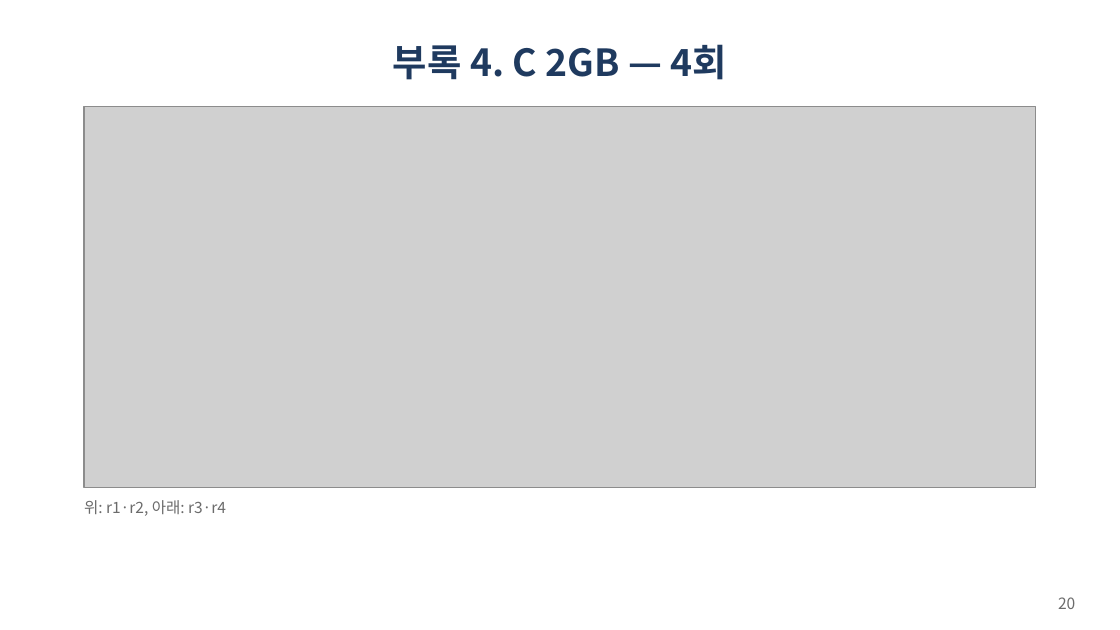
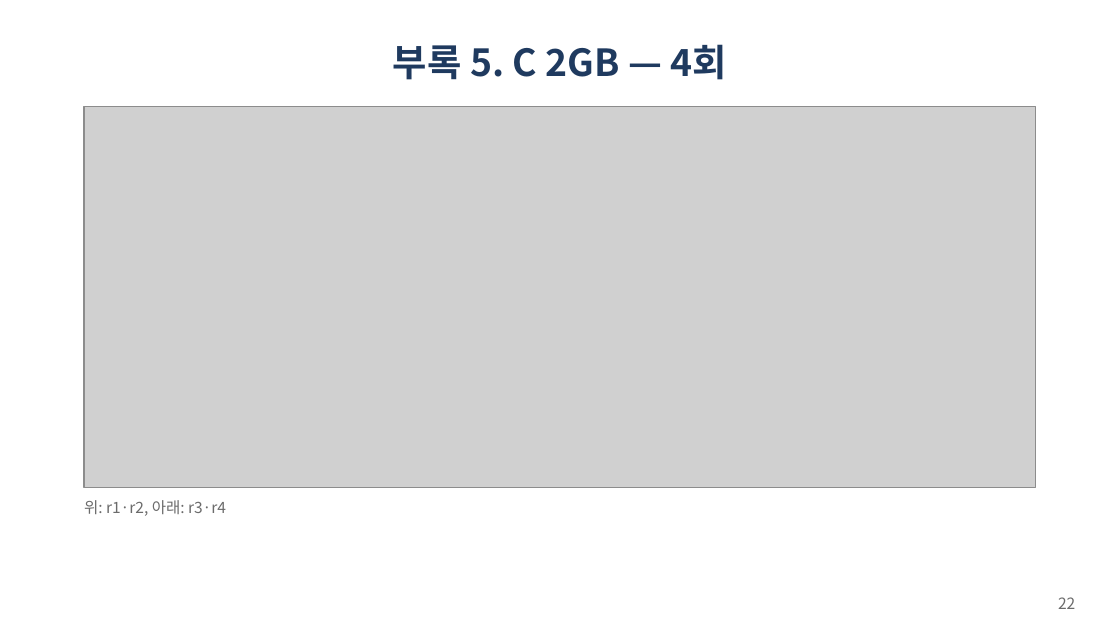
Before and after one commit to gihyeon23/pufferfish-memory-lab, a slide deck: slide 22 of common/lab-meetings/2026-11-20/fig6a-paper-aligned.pptx (slide 20 before the commit). Drawn at 1120x630 pixels with LibreOffice and Linux fonts; fonts in the diff are those of the drawing; grey boxes stand for pictures. Boxes give left, top, right and bottom in pixels: in the first picture for what was removed or moved away, otherwise in the second. Text is boxed around its words. In the diff, an @@ line names an element or a change of style, - is before the commit and + after.

```diff
--- a/common/lab-meetings/2026-11-20/fig6a-paper-aligned.pptx
+++ b/common/lab-meetings/2026-11-20/fig6a-paper-aligned.pptx
@@ title at (393,44,727,80): text changed @@
-부록 4. C 2GB — 4회
+부록 5. C 2GB — 4회
@@ page number at (1058,597,1075,609): text changed @@
-20
+22
```
Also in this commit, not shown: 6 other slides changed, 2 slides added, 2 other files.
